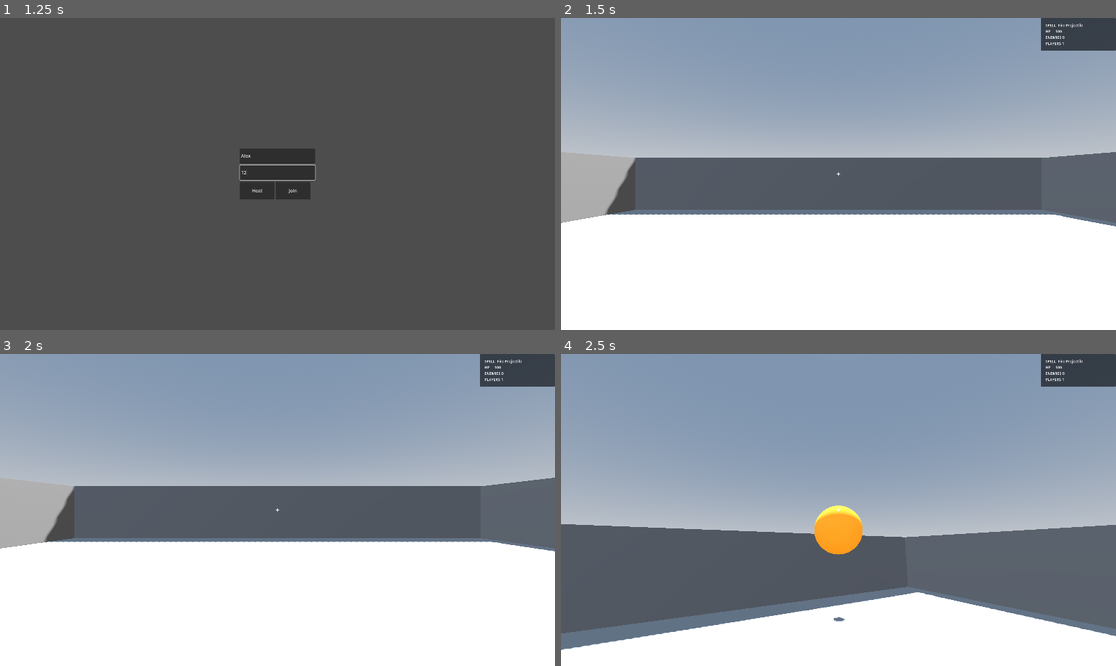
Above: before the commit, frames 1-4 (two rows, left to right).
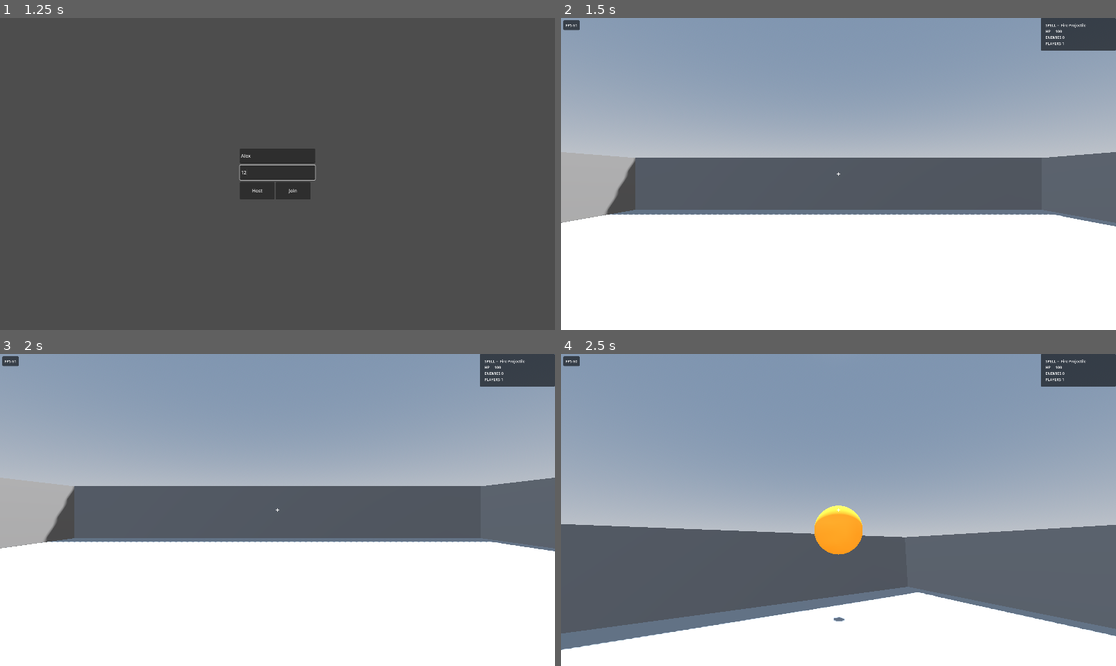
Above: after the commit, the same moments.

Repository: jonathanlake/magick-with-friends
Game: Godot game, scene res://ui/main_menu/main_menu.tscn
Two runs of this game, one before a commit and one after it. Both use one fixed random seed, a clock stepped at 60 frames per second and the inputs below.
Inputs (mouse positions are in pixels of both pictures, inside the frame that each line leads up to):
- Up to frame 1 (1.25 s): click (277, 155) at 0.52 s; type "Alex" at 0.6 s; click (277, 174) at 0.75 s; type "12" at 0.83 s
- Up to frame 2 (1.5 s): click "Host" at 1.25 s
- Up to frame 3 (2 s): no input
- Up to frame 4 (2.5 s): move the mouse to (866, 510) at 2.02 s; press the mouse at (866, 510) at 2.03 s; hold W (move_up) from 2.03 s (still down); tap Space (jump) at 2.27 s

Frame 1 is identical in both runs. In frame 2, 0.1% of the frame differs, in the area x 0-95%, y 0-5%; in frame 3, 0.1%; in frame 4, 0.1%.

Commit message:
Add HUD FPS counter, lengthen hit flash, fix two-window monitor placement
- HUD: FPS counter (Engine.get_frames_per_second()) in a top-left panel,
  reusing the existing StyleBoxFlat. Updated per frame in _process.
- Enemy hit flash: flash_duration_sec 0.15 -> 0.3 so the orange is easier to
  read.
- debug.gd two-window autostart: place the HOST window on the leftmost monitor
  and the CLIENT window on the primary (main) monitor, with a single-screen
  side-by-side fallback. Previously both windows landed on the primary screen.
- Restore the local 'SPELL = ' HUD label tweak that wasn't in the merged PR.

Validated: parse-check clean; import-check clean; smoke PASS. Multi-monitor
placement is inherently a two-window manual check (no screens under headless).

Co-Authored-By: Claude Opus 4.8 <noreply@anthropic.com>

Diff:
--- a/debug/debug.gd
+++ b/debug/debug.gd
@@ -24,16 +24,37 @@
 
 	if "host" in args:
 		DisplayServer.window_set_title("HOST")
-		DisplayServer.window_set_position(Vector2i(0, 0))
+		# Host on the LEFT monitor; falls back to the top-left of a single screen.
+		_place_window_on_screen(_leftmost_screen(), Vector2i(0, 0))
 		GameManager.player_name = "HOST"
 		NetworkManager.host_game()
 		get_tree().change_scene_to_packed(_main_scene)
 	elif "join" in args:
 		DisplayServer.window_set_title("CLIENT")
-		DisplayServer.window_set_position(Vector2i(960, 0))
+		# Client on the MAIN (primary) monitor; falls back to a right-offset on a single screen.
+		_place_window_on_screen(DisplayServer.get_primary_screen(), Vector2i(960, 0))
 		GameManager.player_name = "CLIENT"
 		# main_menu._on_connection_succeeded handles the scene transition.
 		NetworkManager.join_game("127.0.0.1")
+
+
+# Move this instance's window to the top-left of the given monitor. If there's only one
+# screen (or the index is invalid), use fallback_pos so the two windows still sit side by side.
+func _place_window_on_screen(screen: int, fallback_pos: Vector2i) -> void:
+	if DisplayServer.get_screen_count() < 2 or screen < 0 or screen >= DisplayServer.get_screen_count():
+		DisplayServer.window_set_position(fallback_pos)
+		return
+	DisplayServer.window_set_current_screen(screen)
+	DisplayServer.window_set_position(DisplayServer.screen_get_position(screen))
+
+
+# Index of the physically leftmost monitor (smallest virtual-desktop x).
+func _leftmost_screen() -> int:
+	var best := 0
+	for i in DisplayServer.get_screen_count():
+		if DisplayServer.screen_get_position(i).x < DisplayServer.screen_get_position(best).x:
+			best = i
+	return best
 
 
 # Host headless, load Main, wait a few frames, and assert the host player spawned.
--- a/entities/enemies/enemy_base.gd
+++ b/entities/enemies/enemy_base.gd
@@ -13,7 +13,7 @@
 @export var melee_range: float = 2.0
 @export var attack_cooldown_sec: float = 1.0
 @export var flash_color: Color = Color(1.0, 0.5, 0.0)  # orange hit feedback
-@export var flash_duration_sec: float = 0.15
+@export var flash_duration_sec: float = 0.3
 
 @onready var _health: HealthComponent = $HealthComponent
 @onready var _mesh: MeshInstance3D = $MeshInstance3D
--- a/ui/hud/hud.gd
+++ b/ui/hud/hud.gd
@@ -3,6 +3,7 @@
 @onready var _debug_label: Label = $DebugPanel/MarginContainer/VBoxContainer/DebugLabel
 @onready var _death_overlay: ColorRect = $DeathOverlay
 @onready var _death_label: Label = $DeathLabel
+@onready var _fps_label: Label = $FpsPanel/FpsLabel
 
 var _player: Player = null
 var _was_dead: bool = false
@@ -13,6 +14,7 @@
 		var peer_id := str(multiplayer.get_unique_id())
 		_player = get_parent().get_node_or_null(peer_id) as Player
 
+	_fps_label.text = "FPS %d" % int(Engine.get_frames_per_second())
 	_update_readout()
 	_update_death_feedback()
 
@@ -32,7 +34,7 @@
 	var hc := _player.get_node_or_null("HealthComponent") as HealthComponent
 	var spell_text: String = wand.current_spell_text() if wand else "?"
 	var hp: int = hc.current_health if hc else 0
-	_debug_label.text = "SPELL  %s\nHP     %d\n%s" % [spell_text, hp, counts]
+	_debug_label.text = "SPELL =  %s\nHP     %d\n%s" % [spell_text, hp, counts]
 
 
 # Fades the local player's screen to black on death, back on respawn (cosmetic, local only).
--- a/ui/hud/hud.tscn
+++ b/ui/hud/hud.tscn
@@ -38,6 +38,19 @@
 [node name="DebugLabel" type="Label" parent="DebugPanel/MarginContainer/VBoxContainer"]
 layout_mode = 2
 text = "loading..."
+theme_override_font_sizes/font_size = 13
+
+[node name="FpsPanel" type="PanelContainer" parent="."]
+anchors_preset = 0
+offset_left = 8.0
+offset_top = 8.0
+offset_right = 8.0
+offset_bottom = 8.0
+theme_override_styles/panel = SubResource("StyleBoxFlat_panel")
+
+[node name="FpsLabel" type="Label" parent="FpsPanel"]
+layout_mode = 2
+text = "FPS --"
 theme_override_font_sizes/font_size = 13
 
 [node name="Crosshair" type="Label" parent="."]
